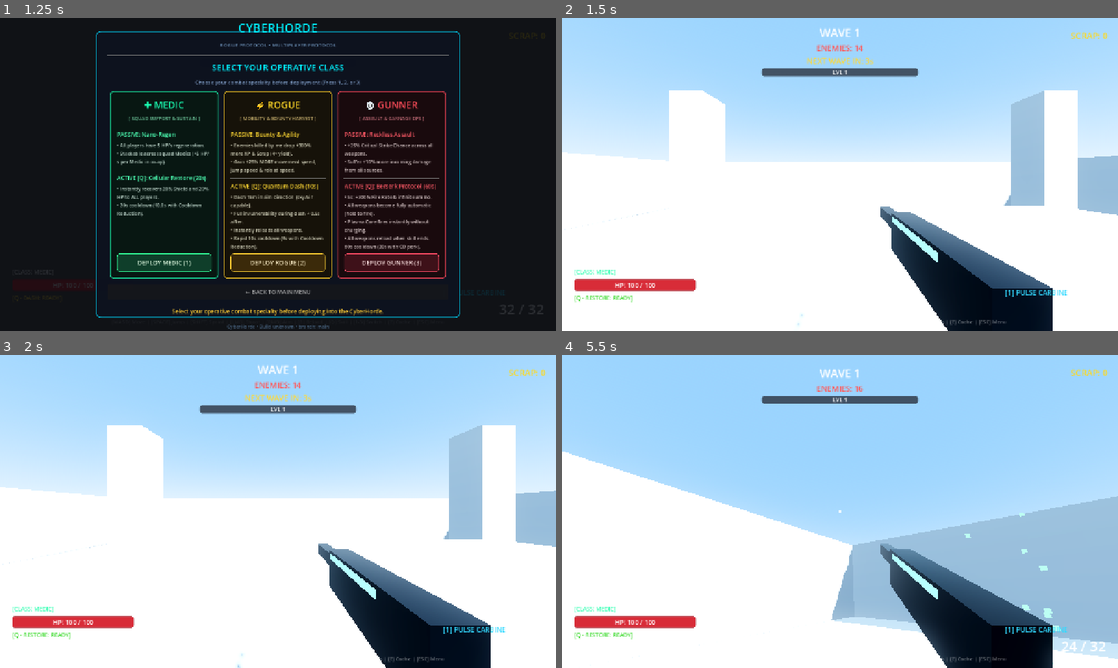
Above: before the commit, frames 1-4 (two rows, left to right).
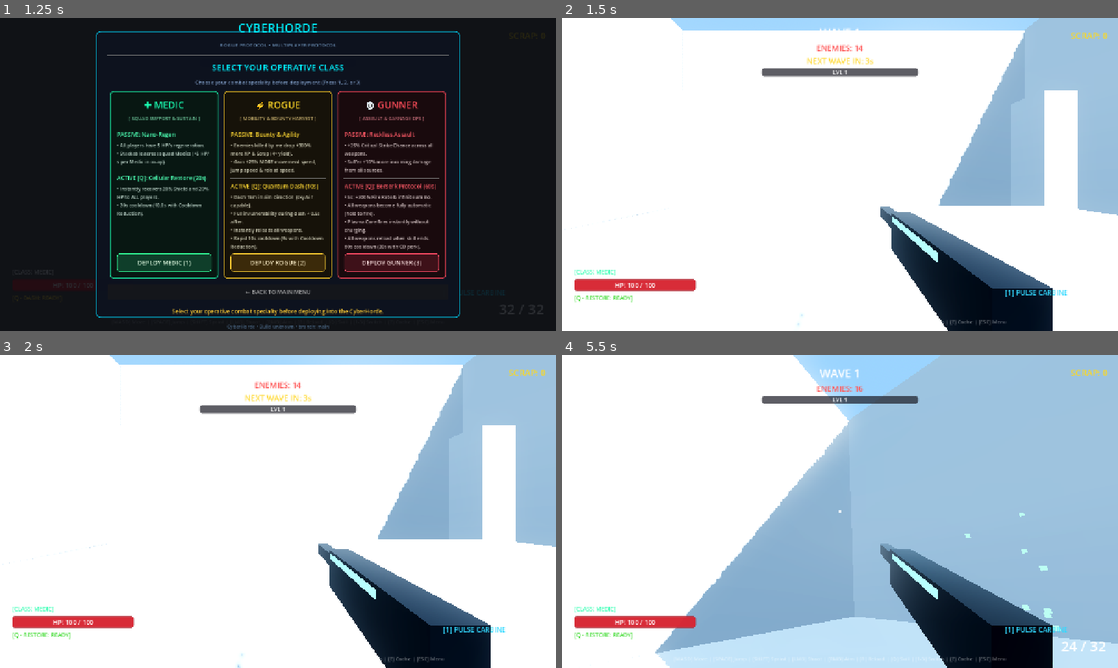
Above: after the commit, the same moments.

Repository: YuriSekaii/CyberHorde-FPS-Roguelike
Game: Godot game, scene res://scenes/main.tscn
Same seed, same stepped clock (60 frames per second), same inputs: the game is played once before the commit and once after it.
Inputs (mouse positions are in pixels of both pictures, inside the frame that each line leads up to):
- Up to frame 1 (1.25 s): click "🎮 SINGLE PLAYER (SOLO)" at 0.5 s
- Up to frame 2 (1.5 s): click "DEPLOY MEDIC (1)" at 1.25 s
- Up to frame 3 (2 s): no input
- Up to frame 4 (5.5 s): tap Enter at 2 s; move the mouse to (867, 511) at 2.02 s; hold Right mouse button (aim) 2.03-2.78 s; hold W (move_forward) from 2.03 s (still down); click (867, 511) at 2.17 s; tap Space (jump) at 2.27, 2.57, 3.02, 3.32, 4.52, 4.82, 5.27 s; move the mouse to (812, 511) at 2.77 s; tap E (interact) at 2.85 s; move the mouse to (851, 505) at 3.52 s; press the mouse at (851, 505) at 3.53 s; move the mouse to (834, 517) at 4.27 s; release the mouse at (834, 517) at 4.28 s; tap Shift (sprint) at 4.35 s; click (834, 517) at 4.42 s; move the mouse to (878, 514) at 5.02 s; hold F8 (toggle_dmg_numbers) from 5.03 s (still down)

Frame 1 is identical in both runs. In frame 2, 40% of the frame differs, in the area x 0-100%, y 0-60%; in frame 3, 40%; in frame 4, 60%, in the area x 0-100%, y 0-100%.

Commit message:
Fix abyss boundary breach, swarmer melee 3D range check, and void kill/recovery system

Diff:
--- a/scenes/world/arena.tscn
+++ b/scenes/world/arena.tscn
@@ -48,17 +48,20 @@
 
 [sub_resource type="BoxMesh" id="BoxMesh_wall_z"]
 material = SubResource("StandardMaterial3D_wall")
-size = Vector3(64, 8, 2)
+size = Vector3(66, 32, 2)
 
 [sub_resource type="BoxShape3D" id="BoxShape3D_wall_z"]
-size = Vector3(64, 8, 2)
+size = Vector3(66, 48, 2)
 
 [sub_resource type="BoxMesh" id="BoxMesh_wall_x"]
 material = SubResource("StandardMaterial3D_wall")
-size = Vector3(2, 8, 64)
+size = Vector3(2, 32, 66)
 
 [sub_resource type="BoxShape3D" id="BoxShape3D_wall_x"]
-size = Vector3(2, 8, 64)
+size = Vector3(2, 48, 66)
+
+[sub_resource type="BoxShape3D" id="BoxShape3D_ceiling"]
+size = Vector3(66, 2, 66)
 
 [sub_resource type="StandardMaterial3D" id="StandardMaterial3D_platform"]
 albedo_color = Color(0.58, 0.64, 0.71, 1)
@@ -85,7 +88,7 @@
 environment = SubResource("Environment_1")
 
 [node name="DirectionalLight3D" type="DirectionalLight3D" parent="."]
-transform = Transform3D(0.866025, -0.353553, 0.353553, 0, 0.707107, 0.707107, -0.5, -0.612372, 0.612372, 0, 25, 0)
+transform = Transform3D(0.866025, -0.353553, 0.353553, 0, 0.707107, 0.707107, -0.5, -0.612372, 0.612372, 0, 45, 0)
 light_color = Color(1, 0.97, 0.9, 1)
 light_energy = 2.4
 shadow_enabled = true
@@ -103,40 +106,50 @@
 shape = SubResource("BoxShape3D_floor")
 
 [node name="WallNorth" type="StaticBody3D" parent="Geometry"]
-transform = Transform3D(1, 0, 0, 0, 1, 0, 0, 0, 1, 0, 4, -32)
+transform = Transform3D(1, 0, 0, 0, 1, 0, 0, 0, 1, 0, 16, -32)
 
 [node name="MeshInstance3D" type="MeshInstance3D" parent="Geometry/WallNorth"]
 mesh = SubResource("BoxMesh_wall_z")
 
 [node name="CollisionShape3D" type="CollisionShape3D" parent="Geometry/WallNorth"]
+transform = Transform3D(1, 0, 0, 0, 1, 0, 0, 0, 1, 0, 8, 0)
 shape = SubResource("BoxShape3D_wall_z")
 
 [node name="WallSouth" type="StaticBody3D" parent="Geometry"]
-transform = Transform3D(1, 0, 0, 0, 1, 0, 0, 0, 1, 0, 4, 32)
+transform = Transform3D(1, 0, 0, 0, 1, 0, 0, 0, 1, 0, 16, 32)
 
 [node name="MeshInstance3D" type="MeshInstance3D" parent="Geometry/WallSouth"]
 mesh = SubResource("BoxMesh_wall_z")
 
 [node name="CollisionShape3D" type="CollisionShape3D" parent="Geometry/WallSouth"]
+transform = Transform3D(1, 0, 0, 0, 1, 0, 0, 0, 1, 0, 8, 0)
 shape = SubResource("BoxShape3D_wall_z")
 
 [node name="WallEast" type="StaticBody3D" parent="Geometry"]
-transform = Transform3D(1, 0, 0, 0, 1, 0, 0, 0, 1, 32, 4, 0)
+transform = Transform3D(1, 0, 0, 0, 1, 0, 0, 0, 1, 32, 16, 0)
 
 [node name="MeshInstance3D" type="MeshInstance3D" parent="Geometry/WallEast"]
 mesh = SubResource("BoxMesh_wall_x")
 
 [node name="CollisionShape3D" type="CollisionShape3D" parent="Geometry/WallEast"]
+transform = Transform3D(1, 0, 0, 0, 1, 0, 0, 0, 1, 0, 8, 0)
 shape = SubResource("BoxShape3D_wall_x")
 
 [node name="WallWest" type="StaticBody3D" parent="Geometry"]
-transform = Transform3D(1, 0, 0, 0, 1, 0, 0, 0, 1, -32, 4, 0)
+transform = Transform3D(1, 0, 0, 0, 1, 0, 0, 0, 1, -32, 16, 0)
 
 [node name="MeshInstance3D" type="MeshInstance3D" parent="Geometry/WallWest"]
 mesh = SubResource("BoxMesh_wall_x")
 
 [node name="CollisionShape3D" type="CollisionShape3D" parent="Geometry/WallWest"]
+transform = Transform3D(1, 0, 0, 0, 1, 0, 0, 0, 1, 0, 8, 0)
 shape = SubResource("BoxShape3D_wall_x")
+
+[node name="Ceiling" type="StaticBody3D" parent="Geometry"]
+transform = Transform3D(1, 0, 0, 0, 1, 0, 0, 0, 1, 0, 48, 0)
+
+[node name="CollisionShape3D" type="CollisionShape3D" parent="Geometry/Ceiling"]
+shape = SubResource("BoxShape3D_ceiling")
 
 [node name="CenterPlatform" type="StaticBody3D" parent="Geometry"]
 transform = Transform3D(1, 0, 0, 0, 1, 0, 0, 0, 1, 0, 3.5, 0)
--- a/scripts/enemies/brute.gd
+++ b/scripts/enemies/brute.gd
@@ -22,10 +22,11 @@
 
 	slam_cooldown -= delta
 
-	var to_player = target_player.global_position - global_position
-	to_player.y = 0.0
-	var dist = to_player.length()
-	var dir = to_player.normalized()
+	var full_to_player = target_player.global_position - global_position
+	var dist_3d = full_to_player.length()
+	var to_player_horiz = Vector3(full_to_player.x, 0.0, full_to_player.z)
+	var horiz_dist = to_player_horiz.length()
+	var dir = to_player_horiz.normalized()
 
 	if is_charging_slam:
 		charge_timer += delta
@@ -37,7 +38,7 @@
 			_execute_slam()
 		return
 
-	if dist > 0.1:
+	if horiz_dist > 0.1:
 		var target_rot = atan2(-dir.x, -dir.z)
 		rotation.y = lerp_angle(rotation.y, target_rot, 6.0 * delta)
 
@@ -50,7 +51,7 @@
 
 	move_and_slide()
 
-	if dist <= SLAM_RANGE and slam_cooldown <= 0.0:
+	if dist_3d <= SLAM_RANGE and absf(full_to_player.y) <= 2.5 and slam_cooldown <= 0.0:
 		_start_slam_charge()
 
 func _start_slam_charge() -> void:
--- a/scripts/enemies/charger.gd
+++ b/scripts/enemies/charger.gd
@@ -72,12 +72,13 @@
 			_process_stunned(delta)
 
 func _process_stalking(delta: float) -> void:
-	var to_player = target_player.global_position - global_position
-	to_player.y = 0.0
-	var dist = to_player.length()
-	var dir = to_player.normalized()
-
-	if dist > 0.1:
+	var full_to_player = target_player.global_position - global_position
+	var dist_3d = full_to_player.length()
+	var to_player_horiz = Vector3(full_to_player.x, 0.0, full_to_player.z)
+	var horiz_dist = to_player_horiz.length()
+	var dir = to_player_horiz.normalized()
+
+	if horiz_dist > 0.1:
 		var target_rot = atan2(-dir.x, -dir.z)
 		rotation.y = lerp_angle(rotation.y, target_rot, 7.0 * delta)
 
@@ -99,7 +100,7 @@
 	move_and_slide()
 
 	# Check if inside attack range to wind up
-	if dist <= ATTACK_RANGE and charge_cooldown <= 0.0:
+	if dist_3d <= ATTACK_RANGE and absf(full_to_player.y) <= 3.0 and charge_cooldown <= 0.0:
 		_start_windup()
 
 func _start_windup() -> void:
--- a/scripts/enemies/enemy_base.gd
+++ b/scripts/enemies/enemy_base.gd
@@ -89,6 +89,11 @@
 	if is_dead:
 		return
 
+	# Abyss kill check: if an enemy falls below the arena into the abyss, kill it immediately
+	if global_position.y < -10.0:
+		die()
+		return
+
 	retarget_timer += delta
 	if retarget_timer >= 0.5 or target_player == null or not is_instance_valid(target_player):
 		retarget_timer = 0.0
@@ -196,23 +201,30 @@
 	var is_rogue_kill = last_hit_by_rogue or (GameManager.player_class == "rogue" and not NetworkManager.is_multiplayer)
 	var loot_mult: float = 4.0 if is_rogue_kill else 1.0 # 300% more = 4x value
 
+	# Clamp loot spawn to safe arena ground level so pickups are never lost in abyss
+	var drop_pos = global_position
+	if drop_pos.y < 0.2:
+		drop_pos.x = clampf(drop_pos.x, -28.0, 28.0)
+		drop_pos.z = clampf(drop_pos.z, -28.0, 28.0)
+		drop_pos.y = 0.5
+
 	if is_rogue_kill and GameManager.show_damage_numbers:
 		var dnum = DAMAGE_NUMBER_SCENE.instantiate()
 		get_parent().call_deferred("add_child", dnum)
-		dnum.global_position = global_position + Vector3(0, 1.8, 0)
+		dnum.global_position = drop_pos + Vector3(0, 1.8, 0)
 		dnum.setup_text("+300% BOUNTY", Color(1.0, 0.85, 0.1))
 
 	# 1. Drop XP Gem
 	var xp = LOOT_SCENE.instantiate()
 	get_parent().call_deferred("add_child", xp)
-	xp.global_position = global_position + Vector3(0, 0.5, 0)
+	xp.global_position = drop_pos + Vector3(0, 0.5, 0)
 	xp.setup(0, int(xp_reward * loot_mult))
 
 	# 2. Chance of Scrap
 	if randf() < 0.45 or is_rogue_kill:
 		var scrap = LOOT_SCENE.instantiate()
 		get_parent().call_deferred("add_child", scrap)
-		scrap.global_position = global_position + Vector3(0, 0.5, 0)
+		scrap.global_position = drop_pos + Vector3(0, 0.5, 0)
 		scrap.setup(2, int(scrap_reward * loot_mult))
 
 	# 3. Chance of Health Stim
@@ -222,5 +234,5 @@
 	if randf() < health_chance:
 		var hp = LOOT_SCENE.instantiate()
 		get_parent().call_deferred("add_child", hp)
-		hp.global_position = global_position + Vector3(0, 0.5, 0)
+		hp.global_position = drop_pos + Vector3(0, 0.5, 0)
 		hp.setup(1, 25)
--- a/scripts/enemies/spitter.gd
+++ b/scripts/enemies/spitter.gd
@@ -23,8 +23,8 @@
 	var target_rot = atan2(-forward_dir.x, -forward_dir.z)
 	rotation.y = lerp_angle(rotation.y, target_rot, 8.0 * delta)
 
-	# Hover height (keep around 2.5m above floor)
-	var target_y = target_player.global_position.y + 2.2
+	# Hover height (keep around 2.2m above floor/player, clamped within arena limits)
+	var target_y = clampf(target_player.global_position.y + 2.2, 1.8, 8.0)
 	var dy = target_y - global_position.y
 	velocity.y = dy * 3.0
 
@@ -46,6 +46,14 @@
 
 	move_and_slide()
 
+	# Keep within arena perimeter bounds
+	if absf(global_position.x) > 28.5:
+		global_position.x = clampf(global_position.x, -28.5, 28.5)
+		strafe_dir = -strafe_dir
+	if absf(global_position.z) > 28.5:
+		global_position.z = clampf(global_position.z, -28.5, 28.5)
+		strafe_dir = -strafe_dir
+
 	# Randomly change strafe direction
 	if randf() < 0.01:
 		strafe_dir *= -1.0
--- a/scripts/enemies/swarmer.gd
+++ b/scripts/enemies/swarmer.gd
@@ -14,12 +14,13 @@
 
 	attack_cooldown -= delta
 
-	var to_player = target_player.global_position - global_position
-	to_player.y = 0.0
-	var dist = to_player.length()
+	var full_to_player = target_player.global_position - global_position
+	var dist_3d = full_to_player.length()
+	var to_player_horiz = Vector3(full_to_player.x, 0.0, full_to_player.z)
+	var horiz_dist = to_player_horiz.length()
 
-	if dist > 0.1:
-		var dir = to_player.normalized()
+	if horiz_dist > 0.1:
+		var dir = to_player_horiz.normalized()
 		# Face player smoothly
 		var target_rot = atan2(-dir.x, -dir.z)
 		rotation.y = lerp_angle(rotation.y, target_rot, 12.0 * delta)
@@ -33,8 +34,8 @@
 
 	move_and_slide()
 
-	# Attack if in range
-	if dist <= ATTACK_RANGE and attack_cooldown <= 0.0:
+	# Attack if in 3D range (must be within ATTACK_RANGE in full 3D and vertical offset <= 1.8m)
+	if dist_3d <= ATTACK_RANGE and absf(full_to_player.y) <= 1.8 and attack_cooldown <= 0.0:
 		attack_cooldown = ATTACK_RATE / attack_speed_mult
 		if target_player.has_method("take_damage"):
 			target_player.take_damage(attack_damage)
--- a/scripts/player/player.gd
+++ b/scripts/player/player.gd
@@ -434,6 +434,10 @@
 		if net_sync_timer >= 0.033:
 			net_sync_timer = 0.0
 			rpc_sync_state.rpc(global_position, rotation.y, head.rotation.x, velocity, active_weapon_idx)
+
+	# Abyss out-of-bounds safety recovery
+	if global_position.y < -15.0:
+		_recover_from_abyss()
 
 	# Downed handling
 	if is_downed:
@@ -948,6 +952,15 @@
 	velocity.y = force
 	SoundManager.play("jump_pad", 0.05)
 
+func _recover_from_abyss() -> void:
+	velocity = Vector3.ZERO
+	global_position = Vector3(0.0, 2.0, 0.0)
+	if not is_downed:
+		take_damage(max_health * 0.20)
+		trigger_invulnerability(2.0)
+		_spawn_floating_text("OUT OF BOUNDS (-20% HP)", Color(1.0, 0.35, 0.35))
+	SoundManager.play("player_hurt", 0.1, -2.0)
+
 func die() -> void:
 	if is_charging:
 		_cancel_charge()
Not shown, changed: README.md
